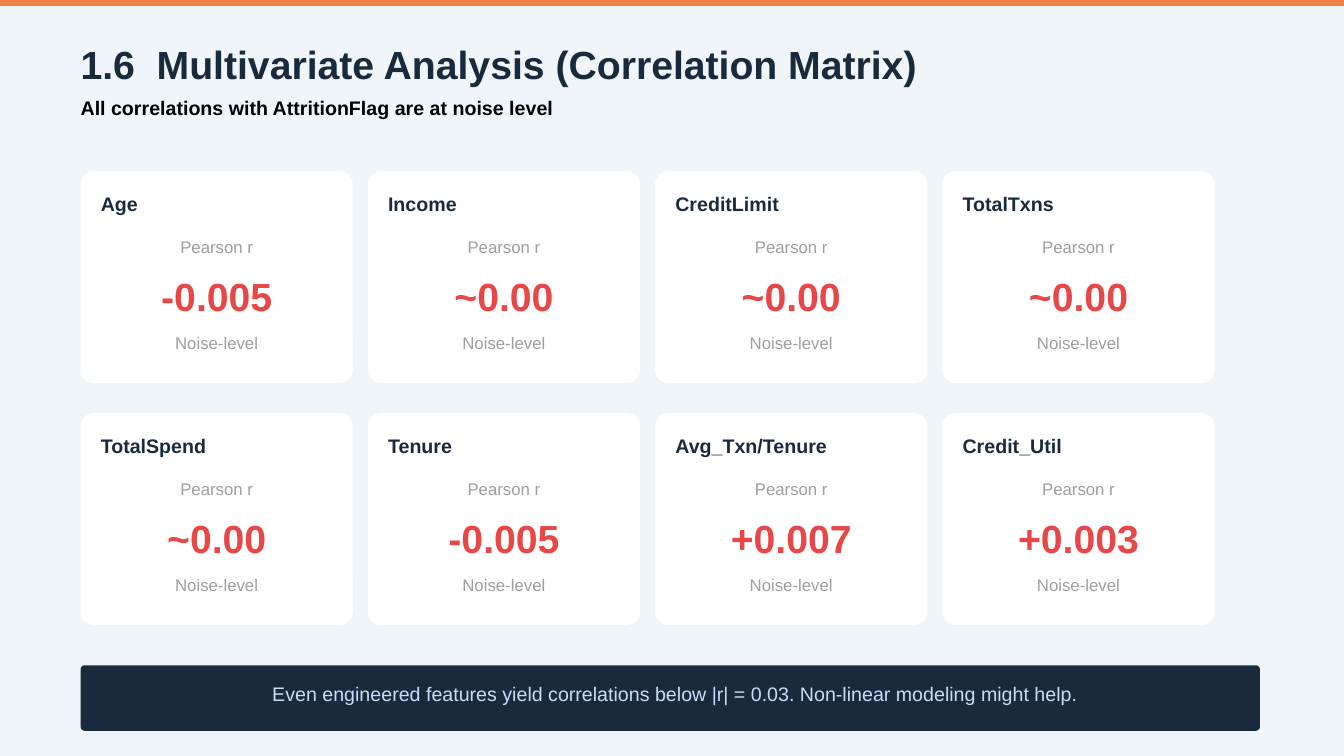
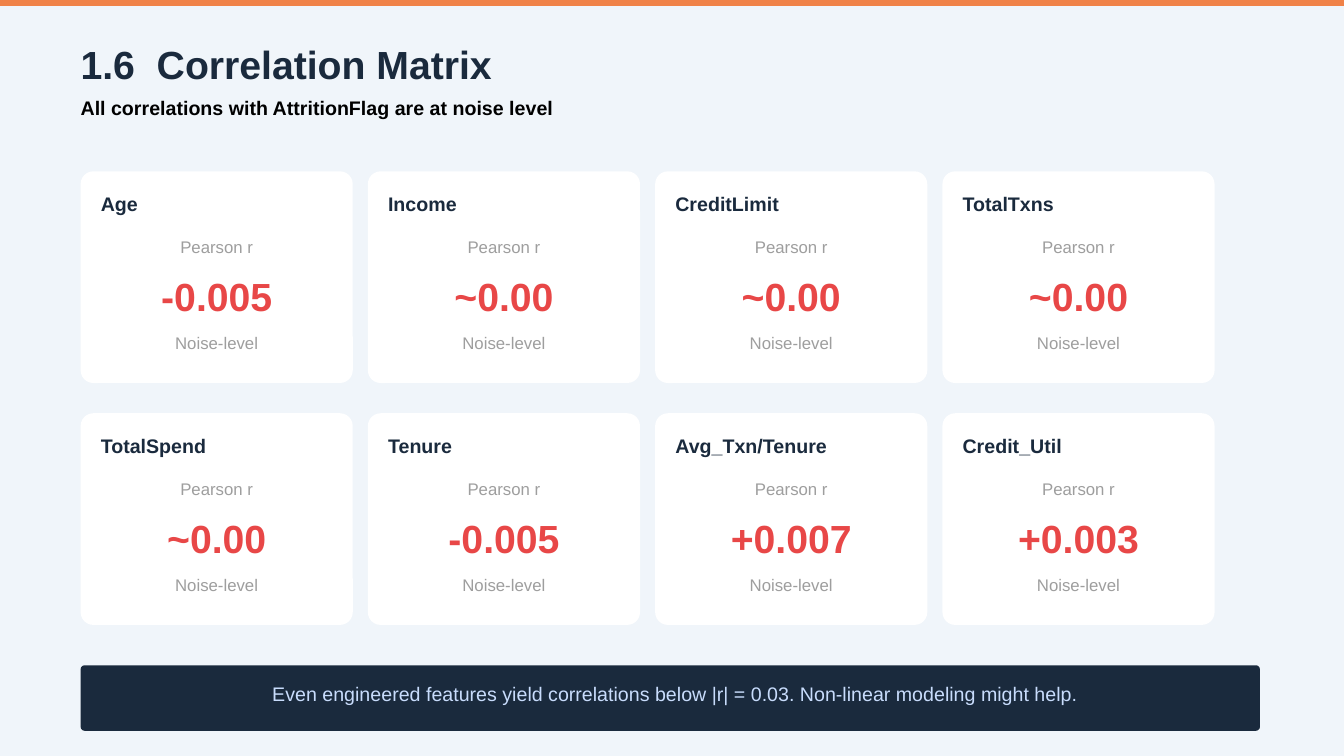
Before and after one commit to mind-wanderer00/ubp-attrition-api, a slide deck: slide 12 of presentation docs/Copino_UBP_Presentation_Final.pptx. Drawn at 1344x756 pixels with LibreOffice and Linux fonts; fonts in the diff are those of the drawing. Boxes give left, top, right and bottom in pixels: in the first picture for what was removed or moved away, otherwise in the second. Text is boxed around its words. In the diff, an @@ line names an element or a change of style, - is before the commit and + after.

```diff
--- a/presentation docs/Copino_UBP_Presentation_Final.pptx
+++ b/presentation docs/Copino_UBP_Presentation_Final.pptx
@@ text at bbox=[81, 50, 491, 80]: text changed @@
-1.6 Multivariate Analysis (Correlation Matrix)
+1.6 Correlation Matrix
```
Also in this commit, not shown: 8 other slides changed, 2 slides added, 3 other files.
